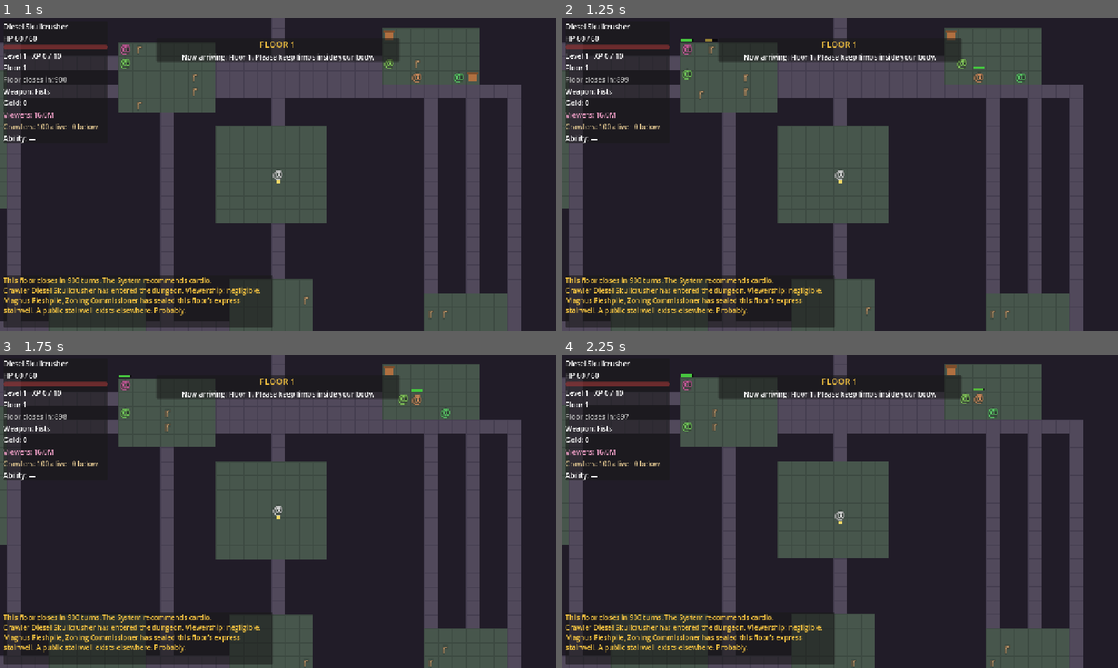
Above: before the commit, frames 1-4 (two rows, left to right).
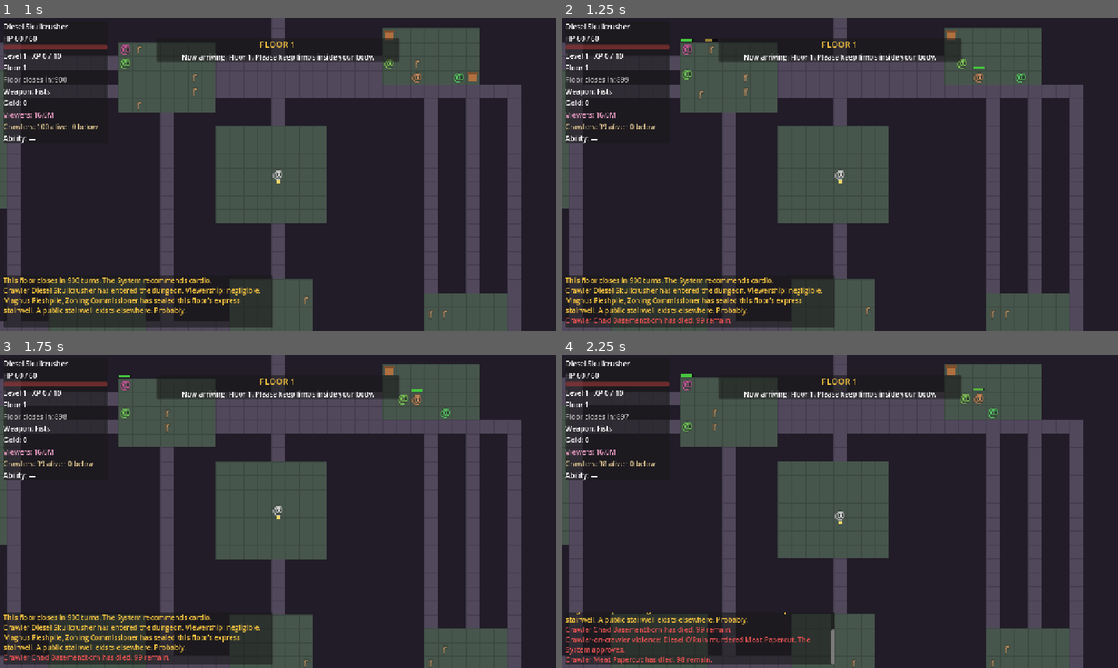
Above: after the commit, the same moments.

Repository: SamuelArchibald3/DungeonCrawler
Game: Godot game, scene res://scenes/main/main.tscn
The game is run twice, just before and just after one commit, with the same random seed, the same clock (stepped at 60 frames per second) and the same inputs.
Inputs (mouse positions are in pixels of both pictures, inside the frame that each line leads up to):
- Up to frame 1 (1 s): click "ENTER THE DUNGEON" at 0.5 s
- Up to frame 2 (1.25 s): no input
- Up to frame 3 (1.75 s): tap Enter at 1.25 s; move the mouse to (400, 495) at 1.27 s; hold D (move_right) from 1.28 s (still down); hold Space (attack) from 1.28 s (still down); click (400, 495) at 1.42 s
- Up to frame 4 (2.25 s): move the mouse to (728, 527) at 2.02 s; release D (move_right) at 2.03 s; release Space (attack) at 2.03 s; hold S (move_down) from 2.03 s (still down); tap Q (ability) at 2.1 s

Frame 1 is identical in both runs. In frame 2, 0.4% of the frame differs, in the area x 0-31%, y 33-98%; in frame 3, 0.4%; in frame 4, 2.7%, in the area x 0-49%, y 33-99%.

Commit message:
Cohort M4: abstract simulator and two-tier promotion
Distant crawlers now advance without real entities. New CrawlerSim (pure,
no autoloads) runs a per-crawler macro-step every 8 world ticks, staggered
by id: statistical monster encounters, looting, abstract PvP between
hostiles sharing a room, wandering the room graph, and heading for the
stairs as the timer runs down - all on GameState.sim_rng so the cohort is
deterministic regardless of player RNG use. The shared CharacterData sheet
is the single hp/xp/gold truth, so nothing needs reconciling.

TurnManager._advance_cohort drives it each world tick: retier crawlers
around the player (promote within the 22-tile bubble, demote past 27 with
hysteresis), then macro-step the rest. Sim kills/descents/PvP route through
Crawlers bookkeeping and the kill feed; enemy_killed/looted events quietly
reap a matching dormant entity via dungeon.take_dormant_enemy/box so the
physical floor tracks the sim.

New headless tests/test_crawler_sim.gd runs 20 full floors of 100 crawlers
purely through the sim: asserts cohort conservation, non-negative pools and
hp, determinism (same seed twice), and variety across seeds. Systest adds
tiering + promotion-round-trip coverage through the live driver.

Co-Authored-By: Claude Fable 5 <noreply@anthropic.com>

Diff:
--- a/scenes/dungeon/dungeon.gd
+++ b/scenes/dungeon/dungeon.gd
@@ -356,6 +356,41 @@
 	cr.tier = CrawlerRecord.Tier.ABSTRACT
 
 
+## Abstract-sim resource consumption: quietly remove one dormant (far from
+## the player) enemy or box in a zone so the physical floor tracks the sim.
+## Best-effort — if nothing dormant remains, the sim's own pool count still
+## governs future rolls.
+func take_dormant_enemy(zone: int) -> void:
+	var ppos: Vector2i = player.grid_pos if player != null else floor_data.spawn
+	for enemy in enemies:
+		if enemy == null or not is_instance_valid(enemy) or enemy.hp <= 0 \
+				or enemy.is_boss or enemy.is_borough:
+			continue
+		if floor_data.zone_of.get(enemy.grid_pos, -1) != zone:
+			continue
+		if maxi(absi(enemy.grid_pos.x - ppos.x), absi(enemy.grid_pos.y - ppos.y)) <= TurnManager.ACTIVE_RADIUS:
+			continue  # only reap the dormant ones the player can't see
+		grid.remove_entity(enemy.grid_pos)
+		enemies.erase(enemy)
+		enemy.queue_free()
+		return
+
+
+func take_dormant_box(zone: int) -> void:
+	var ppos: Vector2i = player.grid_pos if player != null else floor_data.spawn
+	for child in _entities_root.get_children():
+		if not (child is LootBox):
+			continue
+		var box := child as LootBox
+		if floor_data.zone_of.get(box.grid_pos, -1) != zone:
+			continue
+		if maxi(absi(box.grid_pos.x - ppos.x), absi(box.grid_pos.y - ppos.y)) <= TurnManager.ACTIVE_RADIUS:
+			continue
+		grid.remove_entity(box.grid_pos)
+		box.queue_free()
+		return
+
+
 func _nearest_open_tile(around: Vector2i) -> Vector2i:
 	for radius in 4:
 		for dy in range(-radius, radius + 1):
--- /dev/null
+++ b/scripts/crawler_sim.gd
@@ -0,0 +1,157 @@
+class_name CrawlerSim
+extends RefCounted
+## The abstract tier: distant crawlers advance via statistical macro-steps
+## instead of real entities. Pure — no autoload access — so headless tests
+## can drive whole floors deterministically. Callers dispatch the returned
+## events (deaths, descents, pool consumption) to game systems.
+
+const SIM_PERIOD := 8  # world ticks between one crawler's macro-steps
+
+
+## ctx: fd, pools {zone: {enemies, boxes}}, routing, zone_room_counts,
+## records (for PvP), floor_num, rng, turns_left, rich_loot (bool).
+static func build_context(fd: FloorGenerator.FloorData, floor_num: int,
+		rng: RandomNumberGenerator, records: Array, turns_left: int) -> Dictionary:
+	var pools := {}
+	var zone_room_counts := {}
+	for zone in fd.zones.size():
+		pools[zone] = { "enemies": 0, "boxes": 0 }
+		zone_room_counts[zone] = maxi(fd.zones[zone]["rooms"].size(), 1)
+	for pos in fd.enemy_spawns:
+		var zone: int = fd.zone_of.get(pos, -1)
+		if pools.has(zone):
+			pools[zone]["enemies"] += 1
+	for spawn in fd.box_spawns:
+		var zone: int = fd.zone_of.get(spawn["pos"], -1)
+		if pools.has(zone):
+			pools[zone]["boxes"] += 1
+	return {
+		"fd": fd,
+		"pools": pools,
+		"zone_room_counts": zone_room_counts,
+		"routing": build_routing(fd),
+		"records": records,
+		"floor_num": floor_num,
+		"rng": rng,
+		"turns_left": turns_left,
+		"rich_loot": false,
+	}
+
+
+## BFS over the room graph from the public stairwell: next-hop + distance.
+static func build_routing(fd: FloorGenerator.FloorData) -> Dictionary:
+	var stairs_tile := fd.stairs_free if fd.stairs_free != Vector2i(-1, -1) else fd.stairs
+	var stairs_room: int = fd.room_of.get(stairs_tile, 0)
+	var next := {}
+	var dist := { stairs_room: 0 }
+	var queue := [stairs_room]
+	while not queue.is_empty():
+		var room: int = queue.pop_front()
+		for neighbor in fd.room_graph.get(room, []):
+			if not dist.has(neighbor):
+				dist[neighbor] = dist[room] + 1
+				next[neighbor] = room  # hop toward the stairs
+				queue.append(neighbor)
+	return { "stairs_room": stairs_room, "next": next, "dist": dist }
+
+
+## One macro-step for one abstract crawler. Mutates sheet hp/xp/gold and
+## room/pos; returns events for the caller to apply (died / pvp / descended
+## / enemy_killed / looted). Does NOT set alive/descended flags itself.
+static func macro_step(cr: CrawlerRecord, ctx: Dictionary) -> Array:
+	var events: Array = []
+	if not cr.alive or cr.descended or cr.is_player or cr.tier == CrawlerRecord.Tier.REAL:
+		return events
+	var rng: RandomNumberGenerator = ctx["rng"]
+	var fd: FloorGenerator.FloorData = ctx["fd"]
+	var routing: Dictionary = ctx["routing"]
+	var sheet: CharacterData = cr.sheet
+
+	# Stairs urgency: leave enough time to hop the remaining rooms
+	var hops: int = routing["dist"].get(cr.room, 99)
+	if int(ctx["turns_left"]) < hops * SIM_PERIOD * 2 + 60:
+		cr.goal = CrawlerRecord.Goal.TO_STAIRS
+
+	if cr.goal == CrawlerRecord.Goal.TO_STAIRS:
+		if cr.room == routing["stairs_room"]:
+			events.append({ "kind": &"descended", "cr": cr })
+			return events
+		cr.room = routing["next"].get(cr.room, cr.room)
+		cr.pos = fd.rooms[cr.room].get_center()
+		return events
+
+	var zone: int = fd.zone_of.get(fd.rooms[cr.room].get_center(), -1)
+	var pool: Dictionary = ctx["pools"].get(zone, { "enemies": 0, "boxes": 0 })
+
+	# Encounter: fight a local monster, statistically
+	var zone_rooms: int = ctx["zone_room_counts"].get(zone, 1)
+	var encounter_p := clampf(0.35 * float(pool["enemies"]) / float(zone_rooms), 0.05, 0.5)
+	if pool["enemies"] > 0 and rng.randf() < encounter_p:
+		var floor_num: int = ctx["floor_num"]
+		var enemy_hp := 8 + floor_num * 4
+		var enemy_attack := 2 + floor_num
+		var dps := maxi(sheet.get_weapon_damage() + floori((sheet.get_stat(&"STR") - 8) / 2.0), 1)
+		var rounds := ceili(float(enemy_hp) / float(dps))
+		var per_round := maxi(enemy_attack - sheet.get_defense(), 1)
+		var variance := 0.7 + rng.randf() * 0.6
+		var damage_taken := int(round(rounds * per_round * variance))
+		sheet.hp = maxi(sheet.hp - damage_taken, 0)
+		if sheet.hp <= 0:
+			events.append({ "kind": &"died", "cr": cr, "cause": "the local wildlife" })
+			return events
+		pool["enemies"] -= 1
+		sheet.gain_xp(3 + floor_num * 2)
+		sheet.gold += 2 + rng.randi_range(0, 4) + floor_num
+		cr.kills += 1
+		events.append({ "kind": &"enemy_killed", "cr": cr, "zone": zone })
+		return events
+
+	# Loot: crack a box somewhere in the zone
+	if pool["boxes"] > 0 and rng.randf() < 0.1:
+		pool["boxes"] -= 1
+		sheet.gold += 5 + rng.randi_range(0, 15)
+		events.append({ "kind": &"looted", "cr": cr, "zone": zone })
+		return events
+
+	# Abstract PvP: hostiles jump a roommate
+	if cr.disposition == CrawlerRecord.Disposition.HOSTILE:
+		for other: CrawlerRecord in ctx["records"]:
+			if other == cr or other.is_player or not other.alive or other.descended \
+					or other.tier == CrawlerRecord.Tier.REAL or other.room != cr.room:
+				continue
+			var my_score := _pvp_score(sheet, rng)
+			var their_score := _pvp_score(other.sheet, rng)
+			var loser := other if my_score >= their_score else cr
+			var winner := cr if loser == other else other
+			events.append({ "kind": &"pvp", "cr": loser, "killer": winner })
+			return events
+
+	# Wander: hop to a random adjacent room
+	var neighbors: Array = fd.room_graph.get(cr.room, [])
+	if not neighbors.is_empty():
+		cr.room = neighbors[rng.randi_range(0, neighbors.size() - 1)]
+		cr.pos = fd.rooms[cr.room].get_center()
+	return events
+
+
+static func _pvp_score(sheet: CharacterData, rng: RandomNumberGenerator) -> int:
+	return sheet.hp + (sheet.get_weapon_damage() + sheet.get_stat(&"STR")) * 3 + rng.randi_range(0, 20)
+
+
+## Naive gear upgrade for NPC loot: equip if strictly better, else pocket it.
+static func auto_equip(sheet: CharacterData, item: ItemData) -> void:
+	if item.is_consumable():
+		sheet.inventory.append(item)
+		return
+	var slot: StringName = item.base.slot
+	var current = sheet.equipment[slot]
+	var new_score: int = item.get_damage() * 2 + item.get_defense() * 2 + item.rarity
+	var current_score: int = -1 if current == null \
+		else current.get_damage() * 2 + current.get_defense() * 2 + current.rarity
+	if new_score > current_score:
+		if current != null:
+			sheet.inventory.append(current)
+		sheet.equipment[slot] = item
+		sheet.recompute_max_hp()
+	else:
+		sheet.inventory.append(item)
--- a/scripts/turn_manager.gd
+++ b/scripts/turn_manager.gd
@@ -27,6 +27,14 @@
 var _player_cooldown := 0.0
 var _world_accum := 0.0
 var _player_rec: CrawlerRecord
+
+## Distance beyond which a real crawler folds back to abstract (hysteresis
+## against ACTIVE_RADIUS so promotion/demotion doesn't thrash at the edge).
+const DEMOTE_RADIUS := 27
+
+var _sim_ctx := {}
+var _sim_floor := -1
+var _world_tick_count := 0
 
 
 ## The player's roster record (roster[0] when the cohort exists; a local
@@ -408,8 +416,71 @@
 			return
 
 
+## Advance the distant cohort: retier crawlers around the player, then run
+## staggered abstract macro-steps for those still out of the bubble.
+func _advance_cohort() -> void:
+	if Crawlers.roster.size() <= 1:
+		return
+	_world_tick_count += 1
+	_update_tiers()
+	_ensure_sim_ctx()
+	_sim_ctx["turns_left"] = GameState.floor_turns_left
+	for cr in Crawlers.npc_records():
+		if not cr.alive or cr.descended or cr.tier == CrawlerRecord.Tier.REAL:
+			continue
+		if (_world_tick_count + cr.id) % CrawlerSim.SIM_PERIOD != 0:
+			continue
+		for ev in CrawlerSim.macro_step(cr, _sim_ctx):
+			_apply_sim_event(ev)
+
+
+## Promote abstract crawlers that wander into the bubble; demote real ones
+## that leave it.
+func _update_tiers() -> void:
+	var ppos: Vector2i = dungeon.player.grid_pos
+	for cr in Crawlers.npc_records():
+		if not cr.alive or cr.descended:
+			continue
+		if cr.tier == CrawlerRecord.Tier.REAL:
+			if cr.entity == null or not is_instance_valid(cr.entity):
+				continue
+			var d := maxi(absi(cr.entity.grid_pos.x - ppos.x), absi(cr.entity.grid_pos.y - ppos.y))
+			if d > DEMOTE_RADIUS:
+				dungeon.demote_crawler(cr)
+		else:
+			var d := maxi(absi(cr.pos.x - ppos.x), absi(cr.pos.y - ppos.y))
+			if d <= ACTIVE_RADIUS:
+				dungeon.promote_crawler(cr)
+
+
+func _ensure_sim_ctx() -> void:
+	if _sim_floor == GameState.floor_number and not _sim_ctx.is_empty():
+		return
+	_sim_ctx = CrawlerSim.build_context(dungeon.floor_data, GameState.floor_number,
+		GameState.sim_rng, Crawlers.roster, GameState.floor_turns_left)
+	_sim_floor = GameState.floor_number
+
+
+func _apply_sim_event(ev: Dictionary) -> void:
+	match ev["kind"]:
+		&"died":
+			Crawlers.kill(ev["cr"], ev.get("cause", "the dungeon"))
+		&"descended":
+			Crawlers.mark_descended(ev["cr"])
+		&"pvp":
+			var killer: CrawlerRecord = ev["killer"]
+			Events.crawler_event.emit(&"pvp_kill", killer,
+				{ "summary": "%s murdered %s" % [killer.sheet.char_name, ev["cr"].sheet.char_name] })
+			Crawlers.kill(ev["cr"], "slain by %s" % killer.sheet.char_name, killer)
+		&"enemy_killed":
+			dungeon.take_dormant_enemy(ev["zone"])
+		&"looted":
+			dungeon.take_dormant_box(ev["zone"])
+
+
 func _post_turn() -> void:
 	_resolve_crawlers()
+	_advance_cohort()
 	var c: CharacterData = GameState.character
 	# Tick active-ability cooldowns
 	for id in c.ability_cooldowns.keys():
--- a/tests/systest.gd
+++ b/tests/systest.gd
@@ -927,6 +927,54 @@
 		dungeon.player.set_grid_pos(cohort_home, false)
 	c.hp = c.max_hp
 
+	# --- Abstract sim: tiering + macro-steps through the live driver ---
+	var far_room := Vector2i(-1, -1)
+	for room: Rect2i in fd.rooms:
+		var d := maxi(absi(room.get_center().x - dungeon.player.grid_pos.x),
+			absi(room.get_center().y - dungeon.player.grid_pos.y))
+		if d > TurnManager.DEMOTE_RADIUS + 5:
+			far_room = room.get_center()
+			break
+	check(far_room != Vector2i(-1, -1), "found a room outside the activity bubble")
+	if far_room != Vector2i(-1, -1):
+		var distant := CrawlerRecord.make(950, CharGenerator.random_character())
+		distant.disposition = CrawlerRecord.Disposition.WARY
+		distant.pos = far_room
+		distant.room = fd.room_of.get(far_room, 0)
+		Crawlers.roster.append(distant)
+
+		dungeon.turn_manager._advance_cohort()
+		check(distant.tier == CrawlerRecord.Tier.ABSTRACT and distant.entity == null,
+			"distant crawler stays abstract (no body)")
+
+		# Force many macro-steps: an abstract crawler should make progress
+		# (move rooms, fight, loot, or head for stairs) without a real entity
+		var start_pos := distant.pos
+		var moved := false
+		for i in 200:
+			dungeon.turn_manager._advance_cohort()
+			if distant.pos != start_pos or not distant.alive or distant.descended:
+				moved = true
+				break
+		check(moved, "abstract crawler advances through the sim")
+
+		# Promotion when the player walks into its bubble
+		if distant.alive and not distant.descended:
+			var near: Vector2i = dungeon._nearest_open_tile(distant.pos + Vector2i(2, 0))
+			if near != Vector2i(-1, -1):
+				var player_stash: Vector2i = dungeon.player.grid_pos
+				dungeon.grid.move_entity(dungeon.player, player_stash, near)
+				dungeon.player.set_grid_pos(near, false)
+				dungeon.turn_manager._update_tiers()
+				check(distant.tier == CrawlerRecord.Tier.REAL and distant.entity != null,
+					"crawler promotes when the player approaches")
+				dungeon.grid.move_entity(dungeon.player, dungeon.player.grid_pos, player_stash)
+				dungeon.player.set_grid_pos(player_stash, false)
+			dungeon.demote_crawler(distant)
+		Crawlers.roster.erase(distant)
+		dungeon.turn_manager._sim_floor = -1  # rebuild ctx cleanly for later checks
+	c.hp = c.max_hp
+
 	# --- Death path shows game over ---
 	c.hp = 0
 	Events.player_died.emit()
--- /dev/null
+++ b/tests/test_crawler_sim.gd
@@ -0,0 +1,155 @@
+extends SceneTree
+## Headless abstract-cohort test: no scene, no autoloads — drives whole
+## floors of 100 crawlers purely through CrawlerSim + inline lifecycle.
+## Verifies conservation, non-negativity, determinism, and variety.
+## Run: godot --headless --path . --script res://tests/test_crawler_sim.gd
+
+const SEEDS := 20
+const COHORT := 100
+
+var failures := 0
+
+
+func _init() -> void:
+	var outcomes: Array = []
+	for seed_value in SEEDS:
+		var floor_num := (seed_value % 4) + 1
+		var a := run_floor(seed_value, floor_num)
+		var b := run_floor(seed_value, floor_num)  # same seed → must match
+		if a["hash"] != b["hash"]:
+			print("FAIL seed %d: non-deterministic (%s vs %s)" % [seed_value, a["hash"], b["hash"]])
+			failures += 1
+		outcomes.append(a)
+
+	# Variety: different seeds must not all resolve identically
+	var distinct := {}
+	for o in outcomes:
+		distinct[o["hash"]] = true
+	if distinct.size() < SEEDS / 2:
+		print("FAIL: too few distinct outcomes (%d/%d) — sim may be degenerate" % [distinct.size(), SEEDS])
+		failures += 1
+
+	if failures == 0:
+		print("PASS: %d cohort floors — conserved, non-negative, deterministic, varied" % SEEDS)
+	else:
+		print("FAILED: %d problems across cohort sim" % failures)
+	quit(1 if failures > 0 else 0)
+
+
+func run_floor(seed_value: int, floor_num: int) -> Dictionary:
+	var rng := RandomNumberGenerator.new()
+	rng.seed = seed_value
+	var sim_rng := RandomNumberGenerator.new()
+	sim_rng.seed = seed_value * 7919 + floor_num
+	var stat_rng := RandomNumberGenerator.new()
+	stat_rng.seed = seed_value + 13
+
+	var fd = FloorGenerator.generate(192, 128, floor_num, rng)
+	var records: Array = []
+	for i in COHORT:
+		var sheet := CharacterData.new()
+		sheet.char_name = "C%d" % i
+		sheet.base_stats = CharGenerator.roll_stats(stat_rng)
+		sheet.recompute_max_hp()
+		sheet.hp = sheet.max_hp
+		var cr := CrawlerRecord.make(i, sheet)
+		cr.disposition = i % 3
+		cr.room = i % fd.rooms.size()
+		cr.pos = fd.rooms[cr.room].get_center()
+		records.append(cr)
+
+	var budget := 900 + (floor_num - 1) * 60
+	var ctx = CrawlerSim.build_context(fd, floor_num, sim_rng, records, budget)
+	var death_order: Array = []
+
+	# Active phase
+	var turns := budget
+	var tick := 0
+	while turns > 0:
+		tick += 1
+		turns -= 1
+		ctx["turns_left"] = turns
+		for cr in records:
+			if not cr.alive or cr.descended:
+				continue
+			if (tick + cr.id) % CrawlerSim.SIM_PERIOD != 0:
+				continue
+			for ev in CrawlerSim.macro_step(cr, ctx):
+				_apply(ev, death_order)
+		_check_invariants(seed_value, records, ctx, false)
+
+	# Grace: escalating crush, then force-end
+	for g in 25:
+		var crush := 5 * (g + 1)
+		for cr in records:
+			if not cr.alive or cr.descended:
+				continue
+			cr.sheet.hp = maxi(cr.sheet.hp - crush, 0)
+			if cr.sheet.hp <= 0:
+				cr.alive = false
+				death_order.append(cr.id)
+	for cr in records:
+		if cr.alive and not cr.descended:
+			cr.alive = false
+			death_order.append(cr.id)
+
+	_check_invariants(seed_value, records, ctx, true)
+
+	# Outcome signature
+	var dead := 0
+	var descended := 0
+	var sum_level := 0
+	var sum_gold := 0
+	for cr in records:
+		if cr.descended:
+			descended += 1
+		elif not cr.alive:
+			dead += 1
+		sum_level += cr.sheet.level
+		sum_gold += cr.sheet.gold
+	var hash_str := "%d|%d|%d|%d|%s" % [dead, descended, sum_level, sum_gold, str(death_order)]
+	return { "hash": hash_str, "dead": dead, "descended": descended }
+
+
+func _apply(ev: Dictionary, death_order: Array) -> void:
+	match ev["kind"]:
+		&"died":
+			var cr: CrawlerRecord = ev["cr"]
+			if cr.alive:
+				cr.alive = false
+				death_order.append(cr.id)
+		&"pvp":
+			var loser: CrawlerRecord = ev["cr"]
+			if loser.alive:
+				loser.alive = false
+				death_order.append(loser.id)
+		&"descended":
+			ev["cr"].descended = true
+		# enemy_killed / looted: pool already decremented inside macro_step
+
+
+func _check_invariants(seed_value: int, records: Array, ctx: Dictionary, ended: bool) -> void:
+	var active := 0
+	var dead := 0
+	var descended := 0
+	for cr in records:
+		if cr.descended:
+			descended += 1
+		elif cr.alive:
+			active += 1
+			if cr.sheet.hp < 0:
+				print("FAIL seed %d: living crawler has negative hp" % seed_value)
+				failures += 1
+		else:
+			dead += 1
+	if active + dead + descended != COHORT:
+		print("FAIL seed %d: cohort not conserved (%d+%d+%d)" % [seed_value, active, dead, descended])
+		failures += 1
+	if ended and active != 0:
+		print("FAIL seed %d: %d crawlers neither dead nor descended at floor end" % [seed_value, active])
+		failures += 1
+	for zone in ctx["pools"]:
+		if ctx["pools"][zone]["enemies"] < 0 or ctx["pools"][zone]["boxes"] < 0:
+			print("FAIL seed %d: zone pool went negative" % seed_value)
+			failures += 1
+			break
Not shown, added: scripts/crawler_sim.gd.uid
Not shown, added: tests/test_crawler_sim.gd.uid
